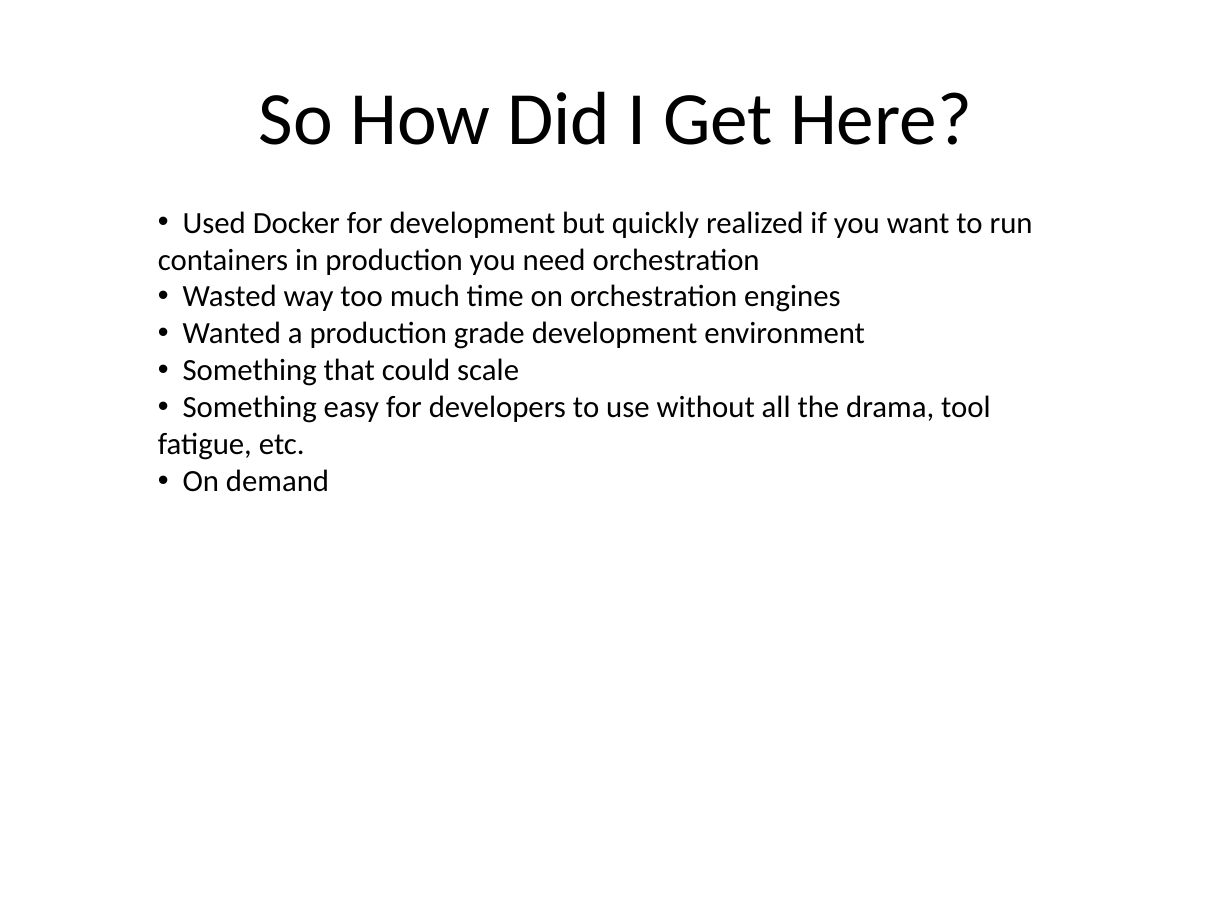
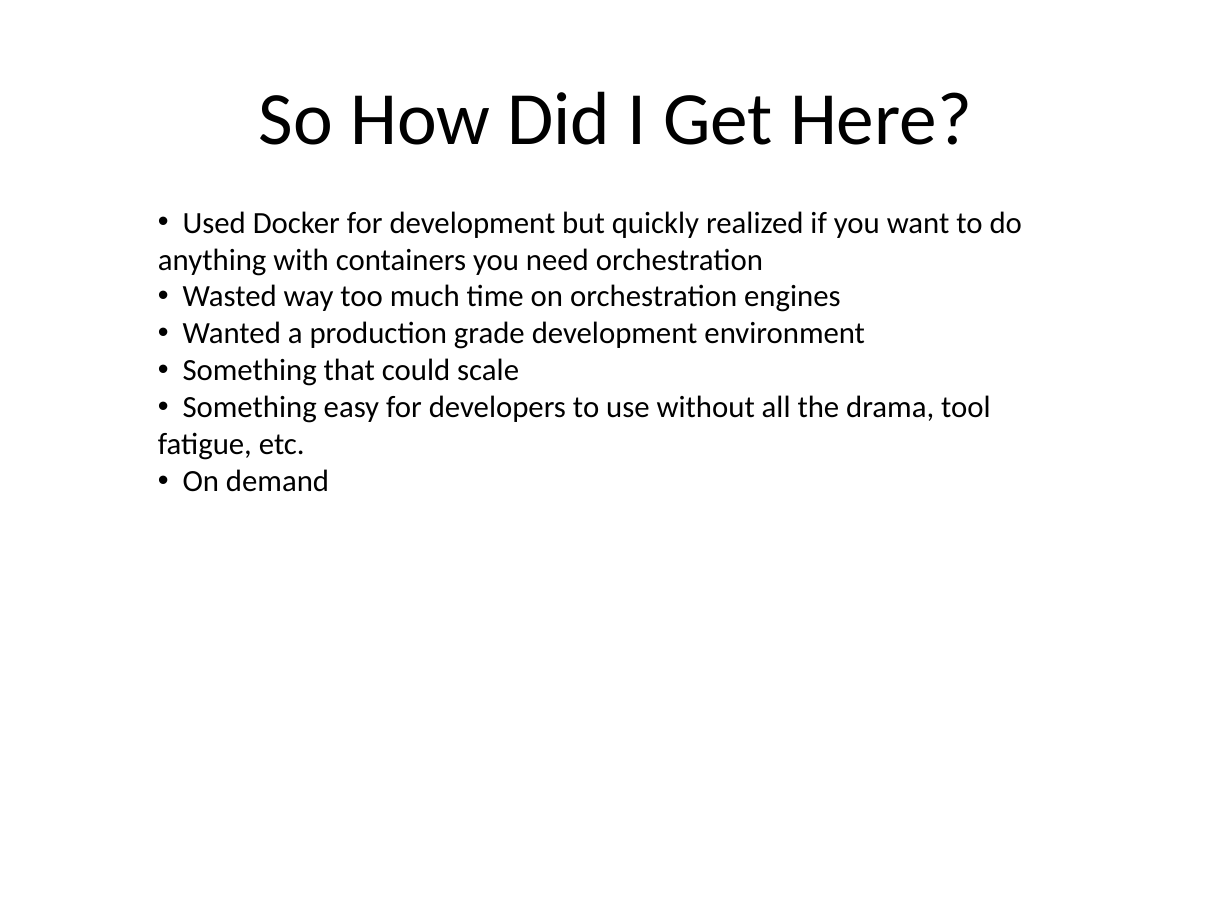
Before and after one commit to kskalvar/aws-eks-cluster-quickstart, a slide deck: slide 2 of slides/AWS-EKS-Cluster-Quickstart.pptx. Drawn at 1232x924 pixels with LibreOffice and Linux fonts; fonts in the diff are those of the drawing; background and template pictures are left out. Boxes give left, top, right and bottom in pixels: in the first picture for what was removed or moved away, otherwise in the second. Text is boxed around its words. In the diff, an @@ line names an element or a change of style, - is before the commit and + after.

Commit message:
Update slides

```diff
--- a/slides/AWS-EKS-Cluster-Quickstart.pptx
+++ b/slides/AWS-EKS-Cluster-Quickstart.pptx
@@ text at bbox=[158, 211, 1022, 276]: text changed @@
-• Used Docker for development but quickly realized if you want to run containers in production you need orchestration
+• Used Docker for development but quickly realized if you want to do anything with containers you need orchestration
```
Also in this commit, not shown: 1 other slide changed.
